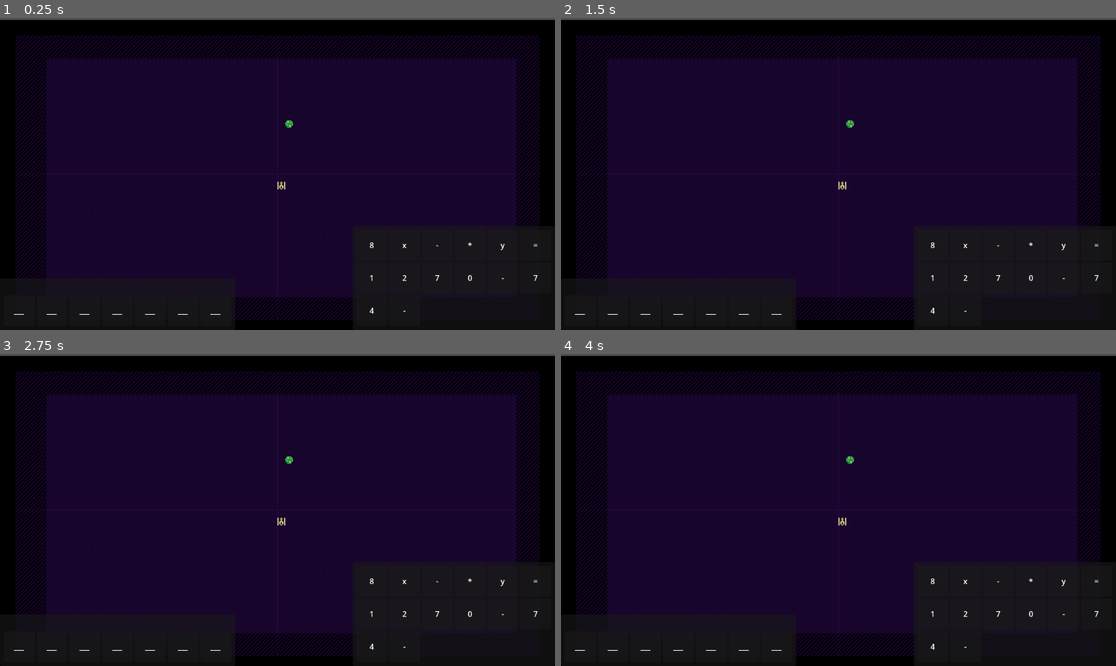
Above: before the commit, frames 1-4 (two rows, left to right).
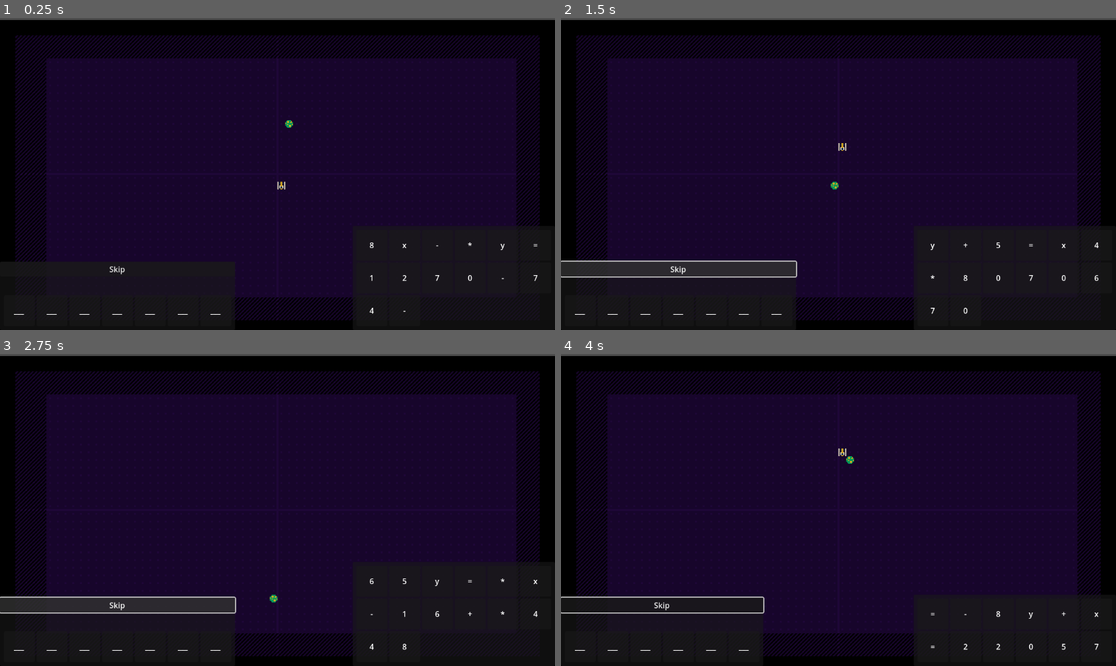
Above: after the commit, the same moments.

Repository: Mackenzie-Beck/FIFA2025
Game: Godot game, scene res://test.tscn
Same seed, same stepped clock (60 frames per second), same inputs: the game is played once before the commit and once after it.
Inputs (mouse positions are in pixels of both pictures, inside the frame that each line leads up to):
- Up to frame 1 (0.25 s): no input
- Up to frame 2 (1.5 s): click (677, 267) at 0.5 s, where only the run after the commit has a clickable "Skip"; click (694, 267) at 1.25 s, where only the run after the commit has a clickable "Skip"
- Up to frame 3 (2.75 s): click (116, 603) at 2 s, where only the run after the commit has a clickable "Skip"
- Up to frame 4 (4 s): tap Enter at 2.75 s; move the mouse to (577, 647) at 2.77 s; click (577, 647) at 2.92 s; tap Space at 3.5 s; move the mouse to (610, 647) at 3.52 s; click (610, 647) at 3.67 s

The runs differ from the first frame. In frame 1, 0.1% of the frame differs, in the area x 4-43%, y 78-83%; in frame 2, 2.6%, in the area x 0-97%, y 32-95%; in frame 3, 2.6%; in frame 4, 0.8%.

Commit message:
Skip button implemented, game also passes when player guesses correctly

Diff:
--- a/Game.gd
+++ b/Game.gd
@@ -6,6 +6,9 @@
 
 
 func _ready() -> void:
+	# connect signals
+	term_interface.update_equation.connect(object_layer._on_update_equation)
+
 	var question = QuestionBank.random_question()
 	term_interface.set_term_set(question[0], question[1])
 	term_interface.set_equation_template(question[0], question[1])
--- a/UI/equation_template.gd
+++ b/UI/equation_template.gd
@@ -6,7 +6,9 @@
 @onready var term_slots: HBoxContainer = $VBoxContainer/MarginContainer/term_slots
 @onready var correct_label: Label = $VBoxContainer/correct_label
 
+
 signal equation_template_updated(index: int, button: int, term_text : String)
+signal skip_current_equation
 
 var num_term_slots: int = 0
 
@@ -38,6 +40,7 @@
 	correct_label.hide()
 
 func set_term_slots() -> void:
+	clear_term_slots()
 	for i in num_term_slots:
 		var new_term = TERM.instantiate()
 		new_term.set_term_text("___")
@@ -62,3 +65,11 @@
 			tmp_int += 1
 
 	return tmp_int
+
+
+func clear_term_slots():
+	for term in term_slots.get_children():
+		term.queue_free()
+
+func _on_skip_button_button_down() -> void:
+	skip_current_equation.emit()
--- a/UI/equation_template.tscn
+++ b/UI/equation_template.tscn
@@ -15,6 +15,11 @@
 [node name="VBoxContainer" type="VBoxContainer" parent="."]
 layout_mode = 2
 
+[node name="SkipButton" type="Button" parent="VBoxContainer"]
+layout_mode = 2
+size_flags_horizontal = 5
+text = "Skip"
+
 [node name="correct_label" type="Label" parent="VBoxContainer"]
 layout_mode = 2
 
@@ -27,3 +32,5 @@
 
 [node name="term_slots" type="HBoxContainer" parent="VBoxContainer/MarginContainer"]
 layout_mode = 2
+
+[connection signal="button_down" from="VBoxContainer/SkipButton" to="." method="_on_skip_button_button_down"]
--- a/UI/term_interface.gd
+++ b/UI/term_interface.gd
@@ -10,13 +10,16 @@
 
 signal equation_is_correct
 signal equation_is_false
+signal update_equation(equation : String)
+
+
 
 func _ready() -> void:
 
 	# connect signals
 	equation_is_correct.connect(equation_template._on_equation_is_correct)
 	equation_is_false.connect(equation_template._on_equation_is_false)
-
+	equation_template.skip_current_equation.connect(skip_equation)
 	term_set.term_set_updated.connect(_on_term_set_updated)
 	equation_template.equation_template_updated.connect(_equation_template_updated)
 
@@ -90,6 +93,8 @@
 func check_equation_correct():
 	if equation_template.get_equation() == correct_equation:
 		equation_is_correct.emit()
+		await get_tree().create_timer(3.0).timeout
+		new_question()
 	elif equation_template.get_empty_term_slots() == 0:
 		equation_is_false.emit()
 
@@ -113,3 +118,12 @@
 	correct_equation = string
 	print("set_correct_equation in equation_template.gd")
 	print(correct_equation)
+
+func skip_equation():
+	new_question()
+
+func new_question():
+	var question = QuestionBank.random_question()
+	set_term_set(question[0], question[1])
+	set_equation_template(question[0], question[1])
+	update_equation.emit(question[0])
--- a/UI/term_set.gd
+++ b/UI/term_set.gd
@@ -17,6 +17,7 @@
 	term_set_updated.emit(index, button, term_text)
 
 func set_term_set(tokens: Array, num: int) -> void:
+	clear_term_set()
 	var shuffled_tokens = tokens.duplicate()
 	shuffled_tokens.shuffle()
 
@@ -32,6 +33,10 @@
 		term_container.add_child(new_term)
 		new_term.term_clicked.connect(_on_term_clicked)
 
+func clear_term_set():
+	for term in term_container.get_children():
+		term.queue_free()
+
 
 func set_term_slot(index : int, term_text: String) -> void:
 	term_container.get_child(index).set_term_text(term_text)
--- a/object_layer.gd
+++ b/object_layer.gd
@@ -11,6 +11,8 @@
 
 
 func initialize_game_world(equation :String):
+
+
 	# clear the y= from the string so it fits the expression
 	var cleaned_equation = equation.substr(2)
 
@@ -49,25 +51,28 @@
 	#print(get_cell_tile_data(Vector2(0,0)))
 	#print(QuestionBank.random_question())
 
-
-func draw_line_on_grid(equation : String) -> void:
-
-	# clean any lines
+func clear_lines_on_grid():
+		# clean any lines
 	for child in get_children():
 		if child is Line2D:
 			print(child)
 			child.queue_free()
 
+func draw_line_on_grid(equation : String) -> void:
+
+	# clean any lines
+	clear_lines_on_grid()
 
 
-	print("Current equation: ", equation)
+
+	#print("Current equation: ", equation)
 	# generate expression from the question bank and calculate values for coordiantes
 	var expression = Expression.new()
 
 	# check if the left had side of equaiton is correct
 	var equation_start = equation.substr(0,2)
 	if equation_start != "y=":
-		print("left hand side of equation is wrong")
+		#print("left hand side of equation is wrong")
 		return
 
 	var cleaned_equation = equation.substr(2)
@@ -115,3 +120,15 @@
 	line.width = 2
 	line.default_color = Color.RED
 	add_child(line)
+
+
+func clear_board_state():
+	clear_lines_on_grid()
+	#player
+	set_cell(player_coords, -1)
+	#goal
+	set_cell(goal_coords, -1)
+
+func _on_update_equation(equation :String):
+	clear_board_state()
+	initialize_game_world(equation)
